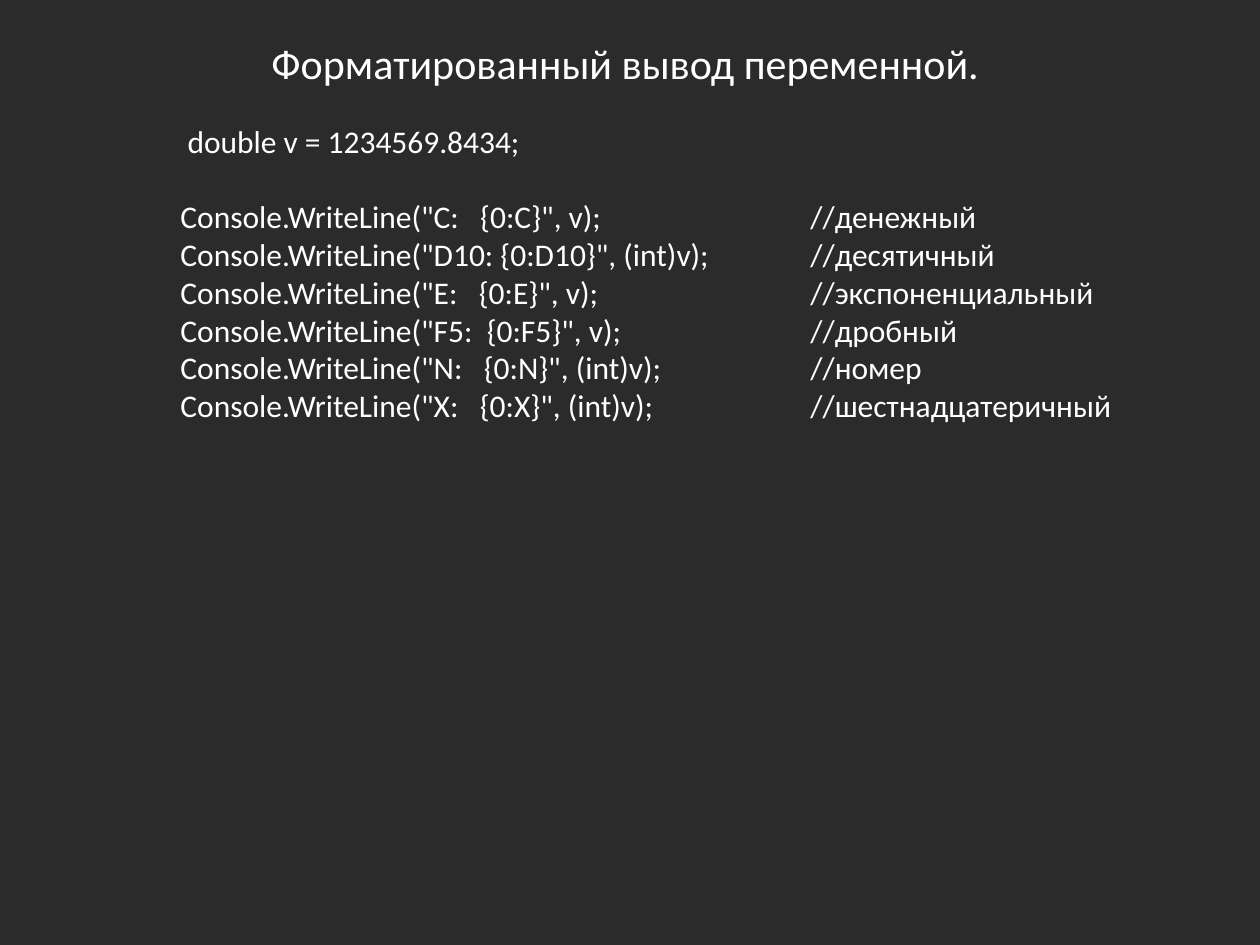
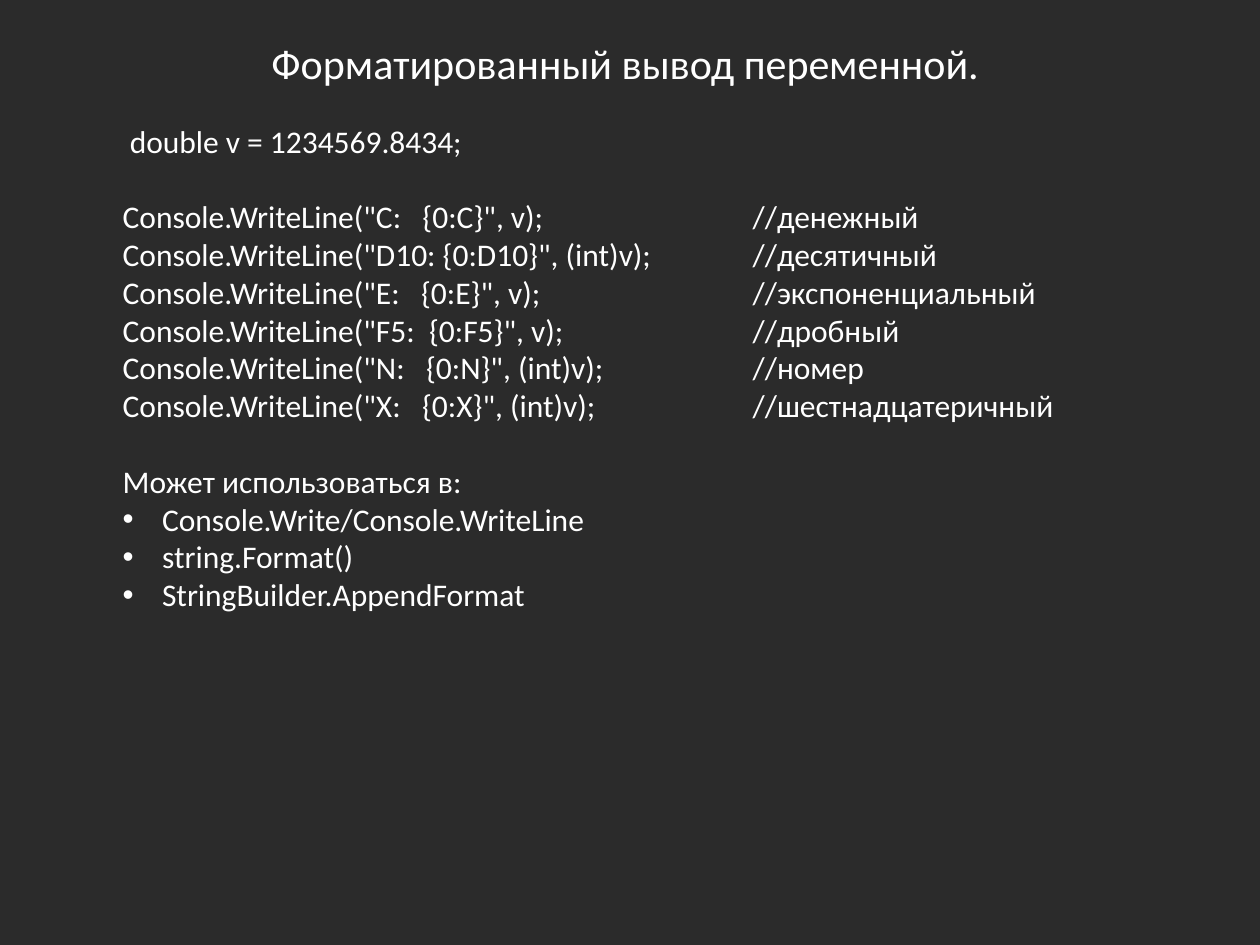
Before and after one commit to bazile/Training, a slide deck: slide 26 of Presentation/lesson-01.pptx. Drawn at 1260x945 pixels with LibreOffice and Linux fonts; fonts in the diff are those of the drawing; background and template pictures are left out; a plain dark background stands for a picture behind light text. Boxes give left, top, right and bottom in pixels: in the first picture for what was removed or moved away, otherwise in the second. Text is boxed around its words. In the diff, an @@ line names an element or a change of style, - is before the commit and + after.

Commit message:
Number Format examples

```diff
--- a/Presentation/lesson-01.pptx
+++ b/Presentation/lesson-01.pptx
@@ text "double v = 1234569.8434;": place and size @@
-text "double v = 1234569.8434;" at <box>180,131,1111,422</box>
+text "double v = 1234569.8434;" at <box>123,131,651,612</box>
@@ text at <box>123,472,584,612</box>: paragraphs added @@
+Может использоваться в:
+• Console.Write/Console.WriteLine
+• string.Format()
+• StringBuilder.AppendFormat
```
Also in this commit, not shown: 1 other slide changed, 1 slide added.
